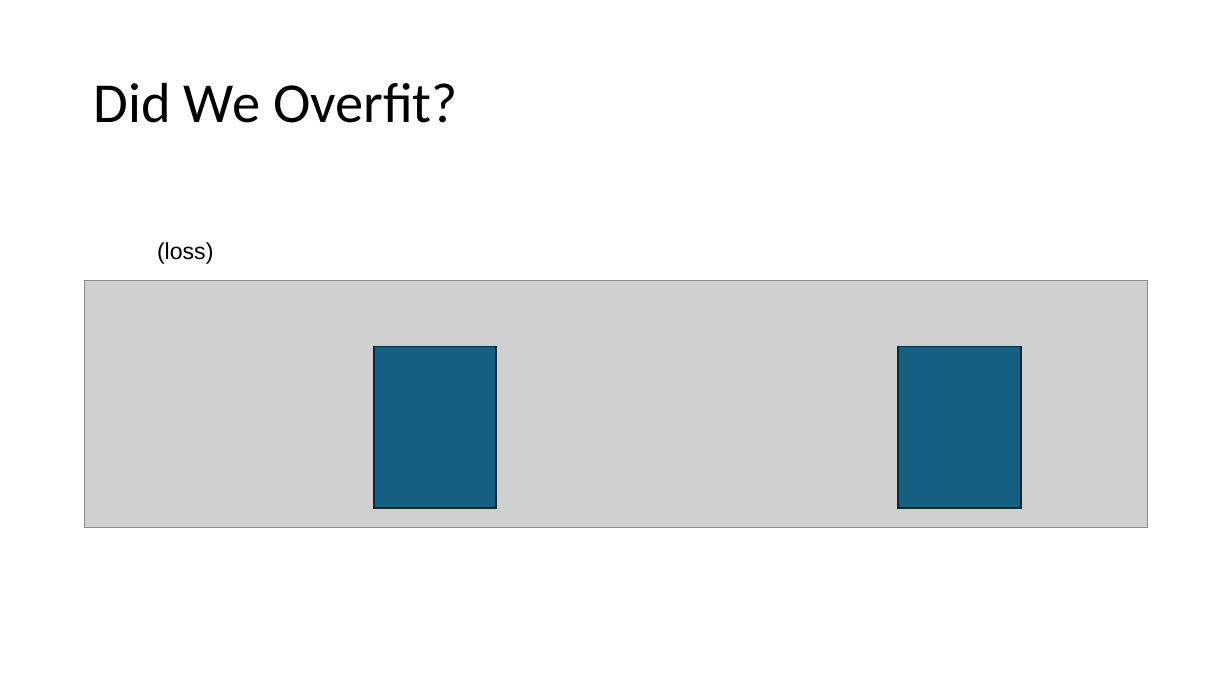
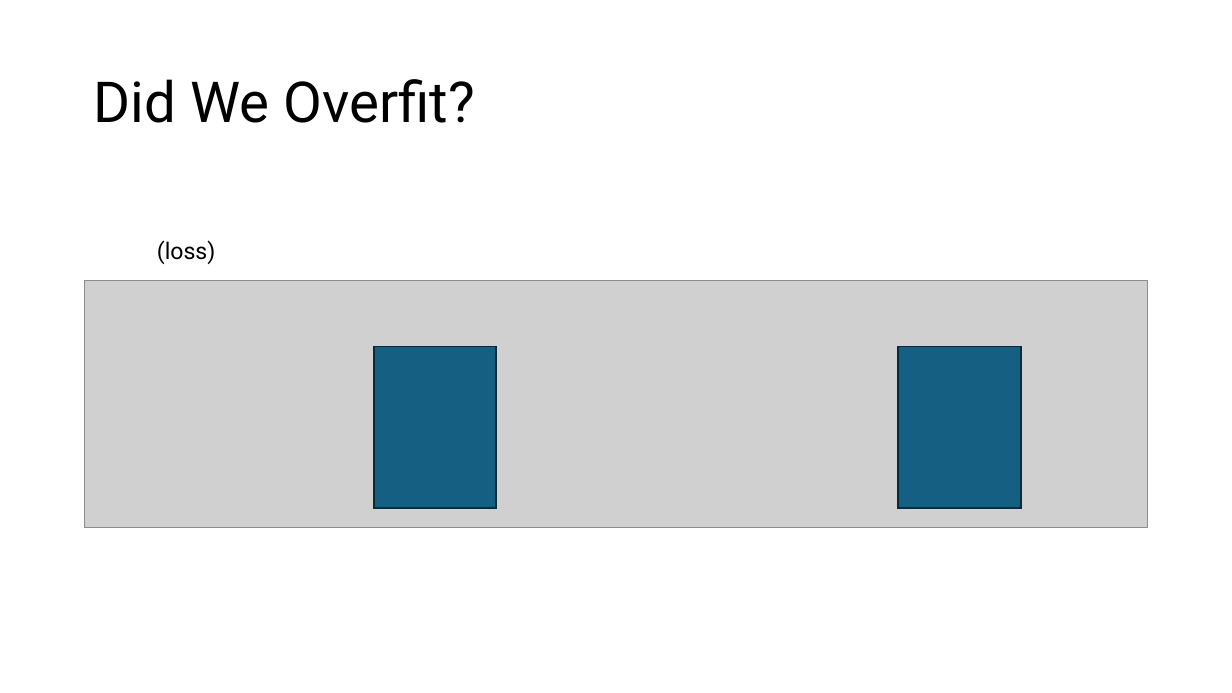
Before and after one commit to slostett/Intro_to_AI_in_Medicine_Course_Materials, a slide deck: slide 10 of Lecture Slides/Lec 4.pptx (slide 11 before the commit). Drawn at 1232x693 pixels with LibreOffice and Linux fonts; fonts in the diff are those of the drawing; grey boxes stand for pictures. Boxes give left, top, right and bottom in pixels: in the first picture for what was removed or moved away, otherwise in the second. Text is boxed around its words. In the diff, an @@ line names an element or a change of style, - is before the commit and + after.

```diff
--- a/Lecture Slides/Lec 4.pptx
+++ b/Lecture Slides/Lec 4.pptx
@@ title "Did We Overfit?" at bbox=[94, 79, 475, 123]: font Calibri to Roboto @@
@@ text "(loss)" at bbox=[157, 240, 216, 264]: font Arial to Roboto @@
```
Also in this commit, not shown: 32 other slides changed, 1 slide removed, 13 other files.
